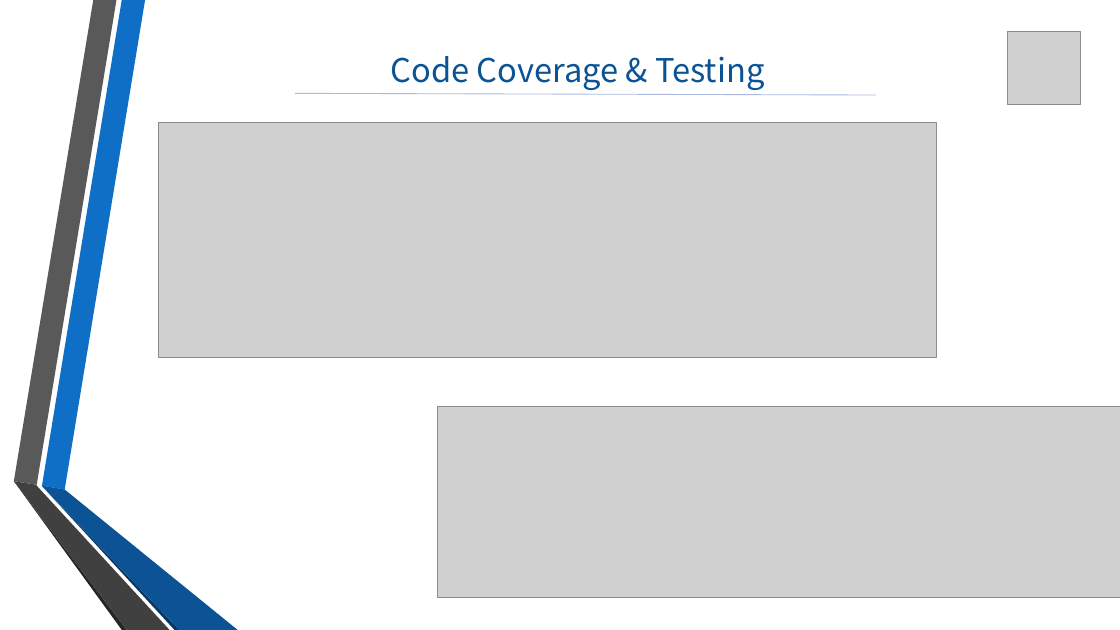
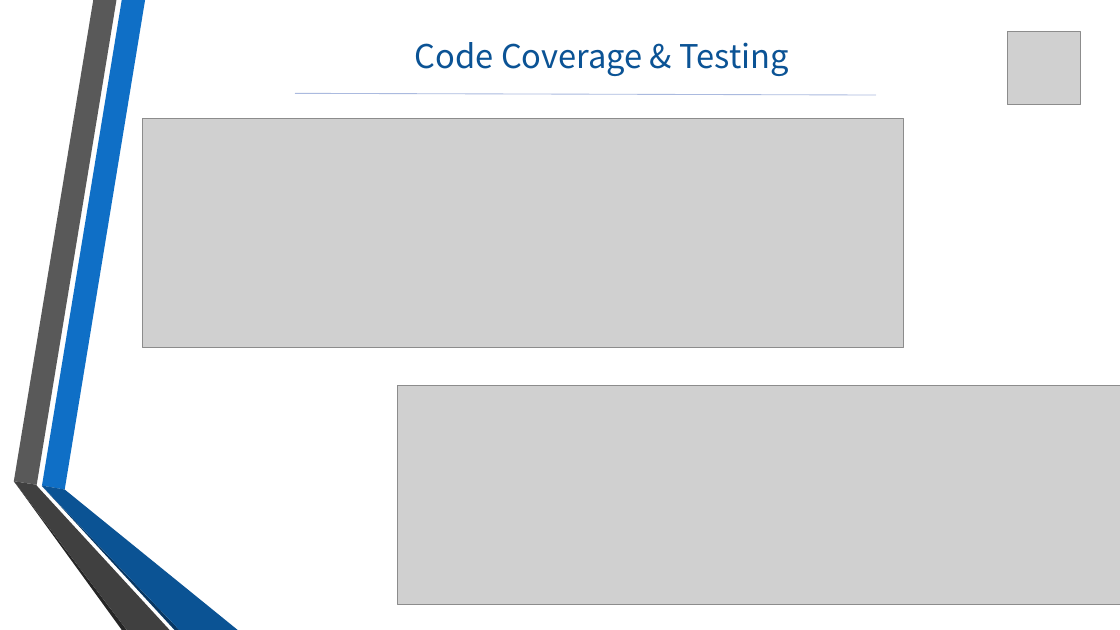
Before and after one commit to vikasdhiman0635/Airline_Reservation, a slide deck: slide 10 of Document/EchoFlightsPPT.pptx (slide 11 before the commit). Drawn at 1120x630 pixels with LibreOffice and Linux fonts; fonts in the diff are those of the drawing; grey boxes stand for pictures; background and template pictures are left out. Boxes give left, top, right and bottom in pixels: in the first picture for what was removed or moved away, otherwise in the second. Text is boxed around its words. In the diff, an @@ line names an element or a change of style, - is before the commit and + after.

```diff
--- a/Document/EchoFlightsPPT.pptx
+++ b/Document/EchoFlightsPPT.pptx
@@ title "Code Coverage & Testing": place and size @@
-title "Code Coverage & Testing" at (391,56,764,90)
+title "Code Coverage & Testing" at (415,42,788,76)
@@ picture: place and size @@
-picture at (159,123,936,357)
+picture at (143,118,904,348)
@@ picture: place and size @@
-picture at (437,407,1120,597)
+picture at (398,386,1120,605)
```
Also in this commit, not shown: 3 other slides changed, 1 slide removed, 5 other files.
